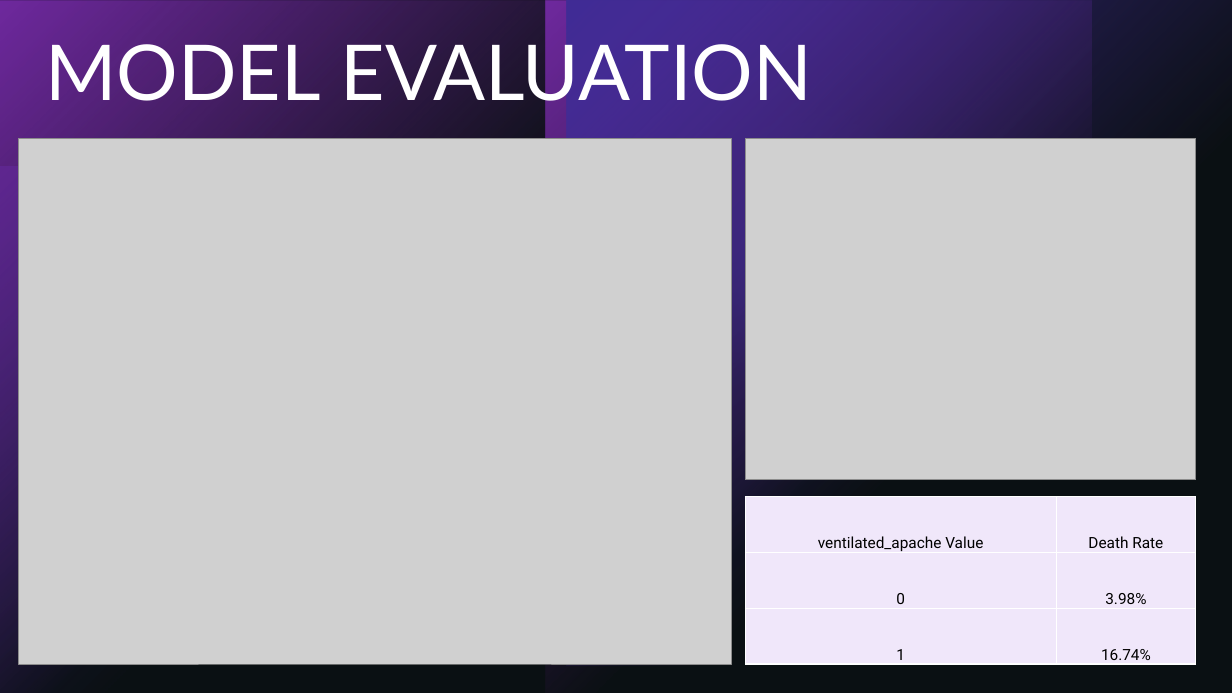
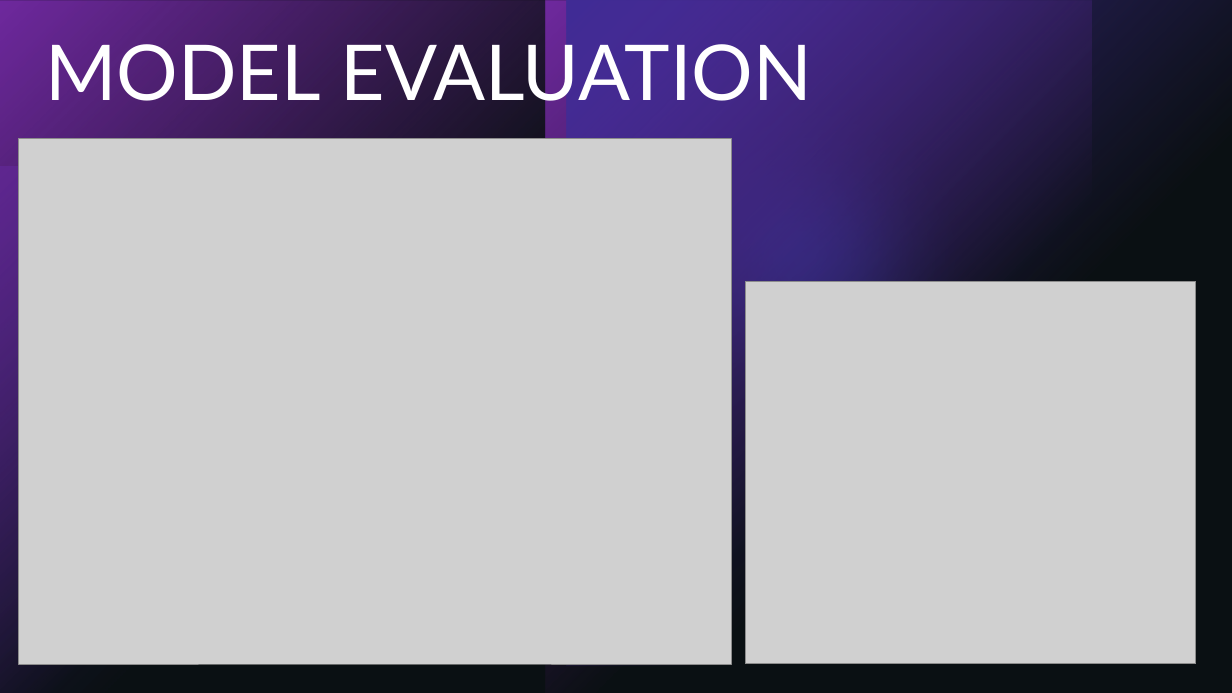
Before and after one commit to lovehideto/Springboard-files, a slide deck: slide 11 of capstone2/Presentation_Patient survival.pptx. Drawn at 1232x693 pixels with LibreOffice and Linux fonts; fonts in the diff are those of the drawing; grey boxes stand for pictures. Boxes give left, top, right and bottom in pixels: in the first picture for what was removed or moved away, otherwise in the second. Text is boxed around its words. In the diff, an @@ line names an element or a change of style, - is before the commit and + after.

```diff
--- a/capstone2/Presentation_Patient survival.pptx
+++ b/capstone2/Presentation_Patient survival.pptx
@@ picture: place and size @@
-picture at (746, 139, 1197, 481)
+picture at (746, 281, 1197, 664)
@@ table removed at (746, 497, 1196, 665), 3 rows, 2 columns @@
-ventilated_apache Value | Death Rate
-0 | 3.98%
-1 | 16.74%
```
